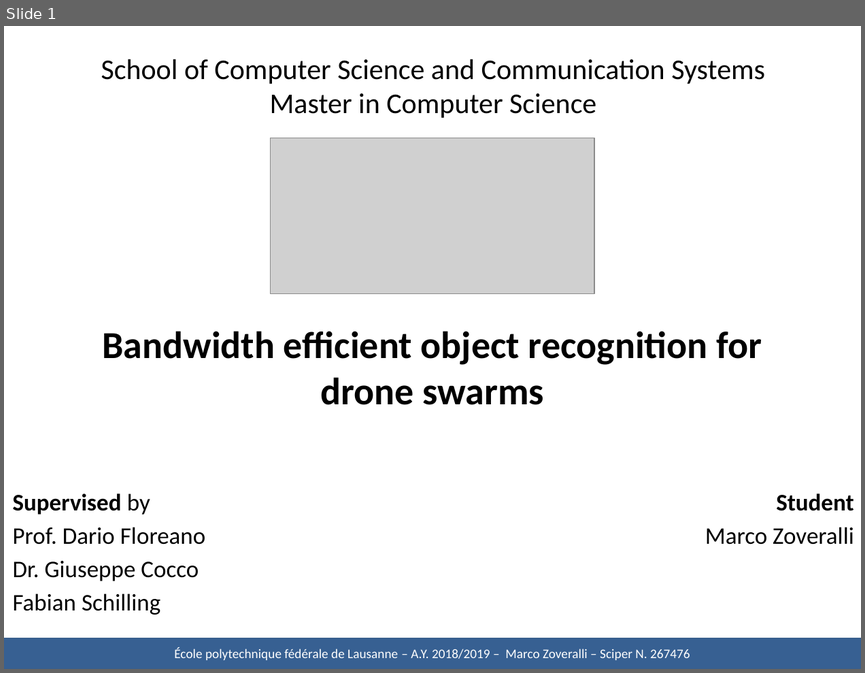
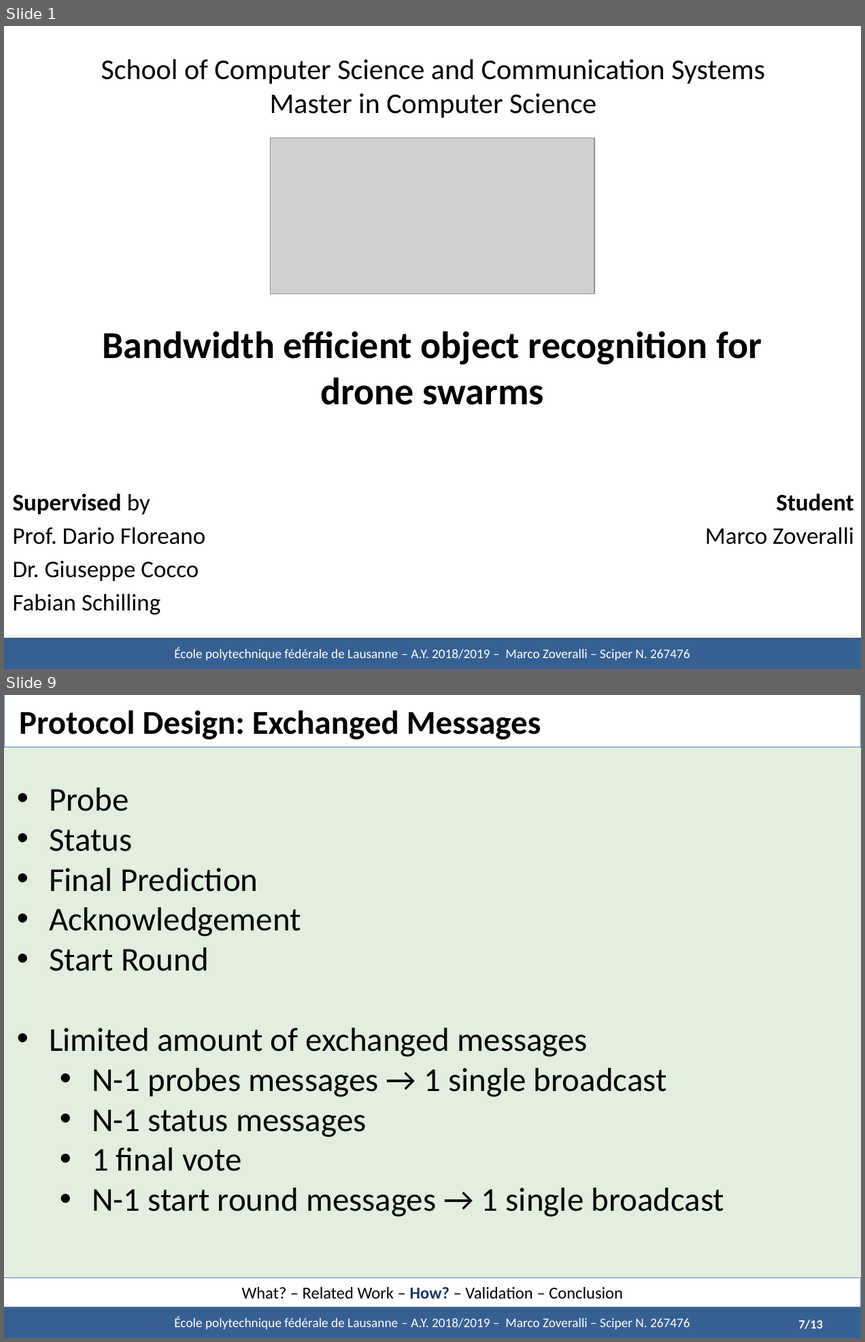
Before and after one commit to marcozov/semester_report, a slide deck: midterm presentation - UPDATED/Defence - Zoveralli.pptx. Shown one above the other, each under a label of ours: slide 1 before the commit, slides 1 and 9 after it; the slides between them are not shown. The pictures are 865x673 and 865x1342 pixels, drawn with LibreOffice and Linux fonts; fonts in the diff are those of the drawing; grey boxes stand for pictures. Boxes give left, top, right and bottom in pixels: in the first picture for what was removed or moved away, otherwise in the second. Text is boxed around its words. In the diff, an @@ line names an element or a change of style, - is before the commit and + after.

```diff
--- a/midterm presentation - UPDATED/Defence - Zoveralli.pptx
+++ b/midterm presentation - UPDATED/Defence - Zoveralli.pptx
@@ slide 9 added at bbox=[4, 695, 861, 1338], background #E3EFDE @@
@@ title added at bbox=[4, 695, 861, 747], fill #FFFFFF, outline #4F81BD 0.75 pt, 28 pt, text #000000, bold @@
+Protocol Design: Exchanged Messages
@@ text added at bbox=[49, 787, 725, 1217], 28 pt, text #000000 @@
+• Probe
+• Status
+• Final Prediction
+• Acknowledgement
+• Start Round
+• Limited amount of exchanged messages
+  • N-1 probes messages → 1 single broadcast
+  • N-1 status messages
+  • 1 final vote
+  • N-1 start round messages → 1 single broadcast
@@ rectangle added at bbox=[4, 1278, 861, 1307], fill #FFFFFF, outline #4F81BD 0.75 pt, 14 pt, text #000000 @@
+What? – Related Work – How? – Validation – Conclusion
@@ rectangle added at bbox=[4, 1307, 861, 1338], fill #376092, outline #3A5F8C 0 pt, 11 pt, text #FFFFFF @@
+École polytechnique fédérale de Lausanne – A.Y. 2018/2019 – Marco Zoveralli – Sciper N. 267476
@@ text added at bbox=[797, 1319, 820, 1329], 10 pt, text #FFFFFF, bold @@
+1/11
@@ text added at bbox=[798, 1319, 823, 1329], 10.5 pt, text #FFFFFF, bold @@
+7/13
```
Also in this commit, not shown: 11 slides changed, 5 other slides added, 2 slides removed, 23 other files.
